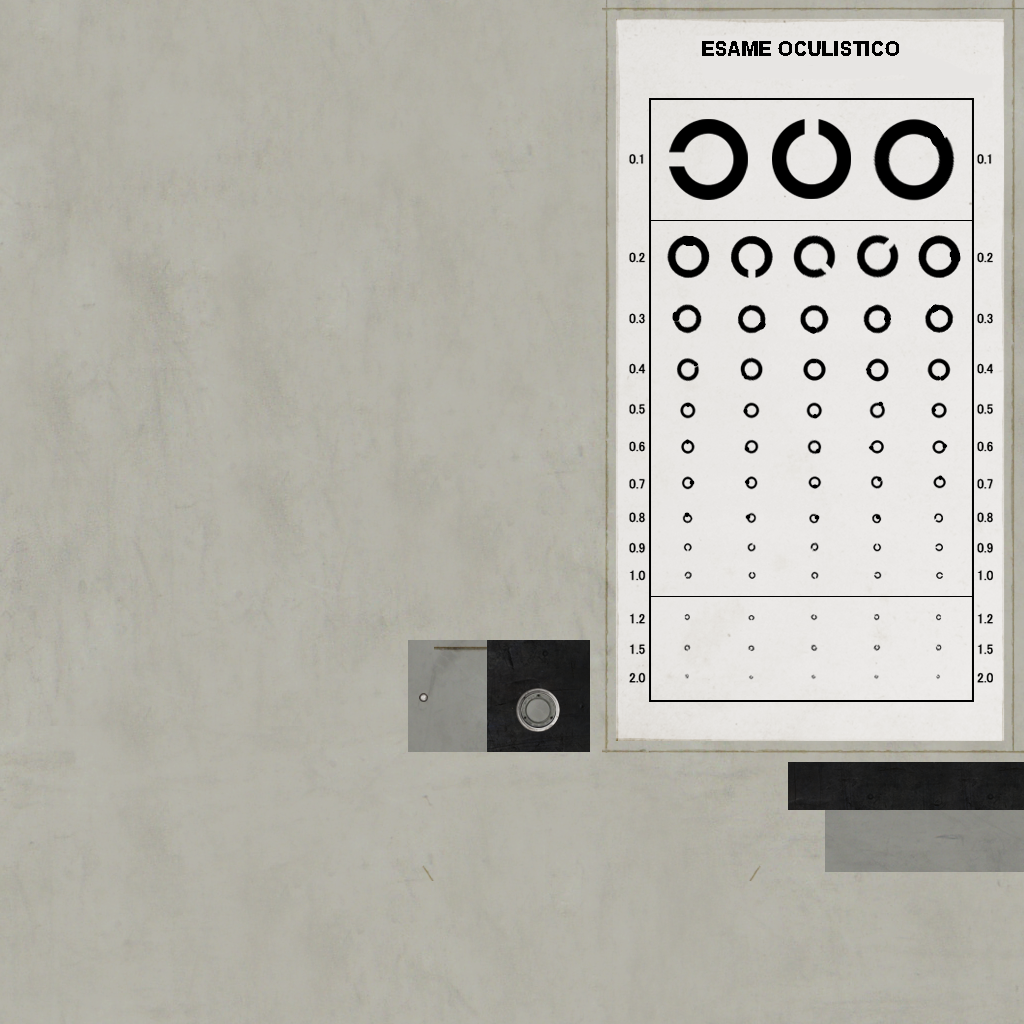
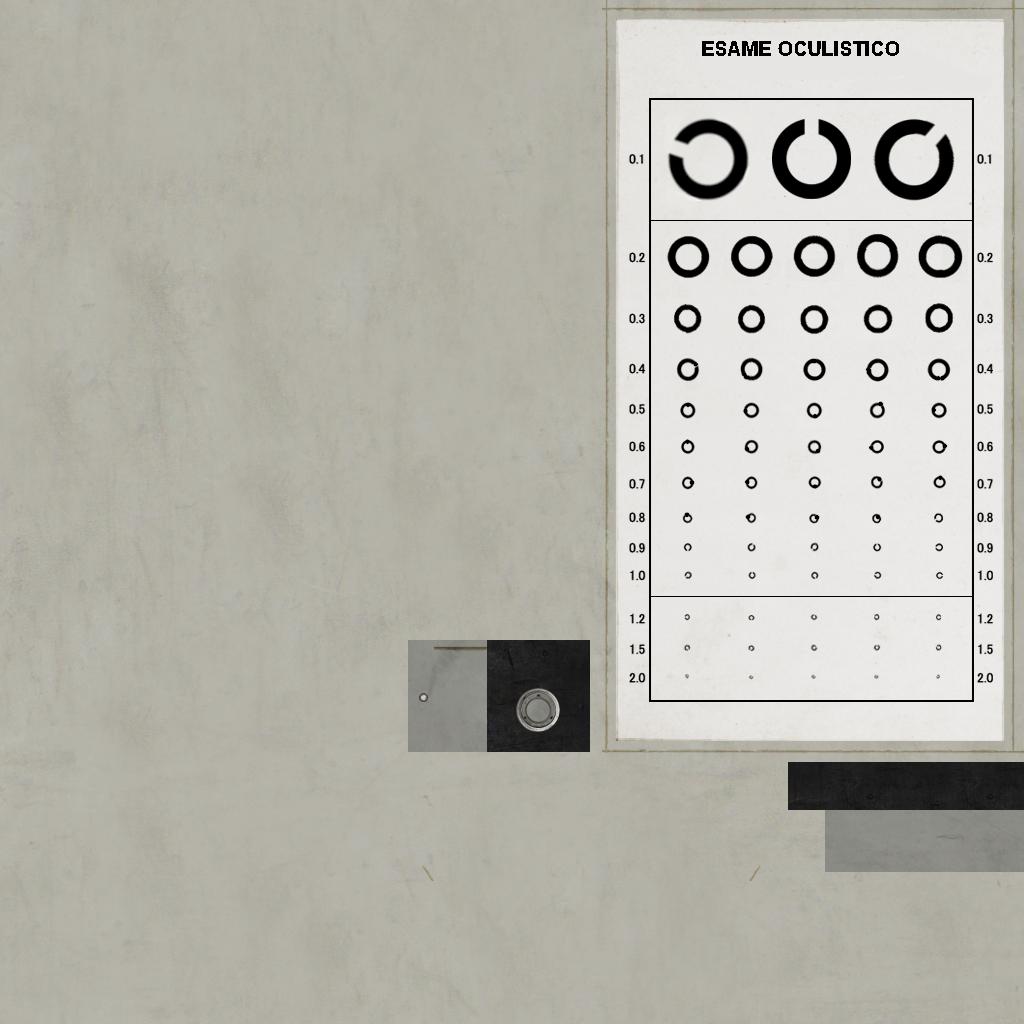
Layered file, before and after one edit (1024 × 1024). Changes by layer:
added layer "spazio" above "optometer01_1.png" over [910, 112, 959, 159]
painted on "optometer01_1.png" over [656, 108, 968, 339]
